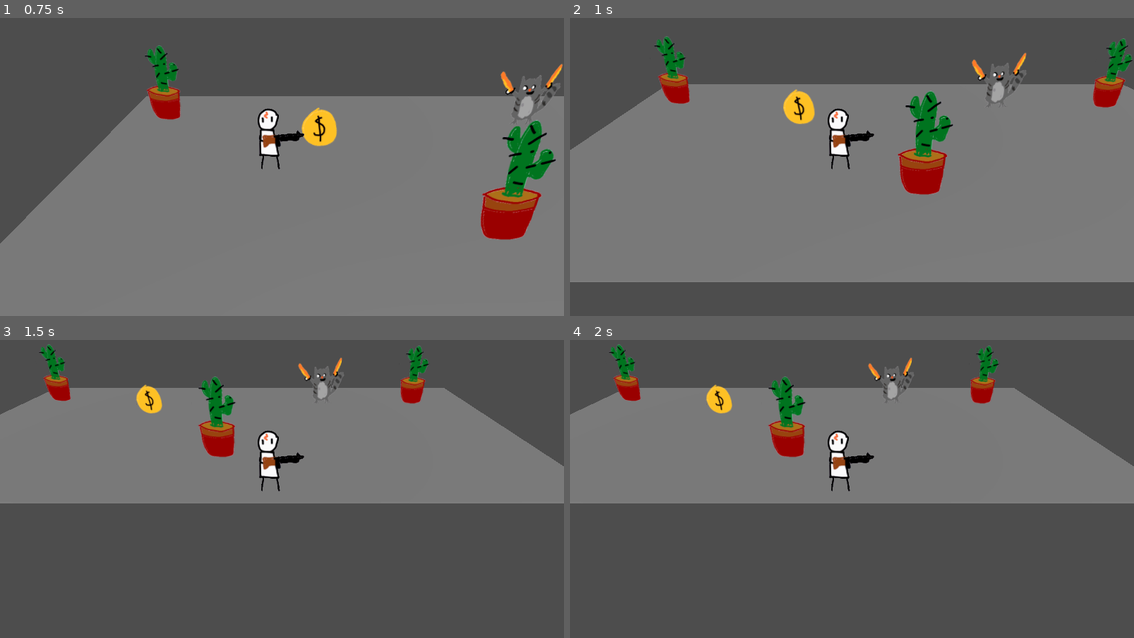
Above: before the commit, frames 1-4 (two rows, left to right).
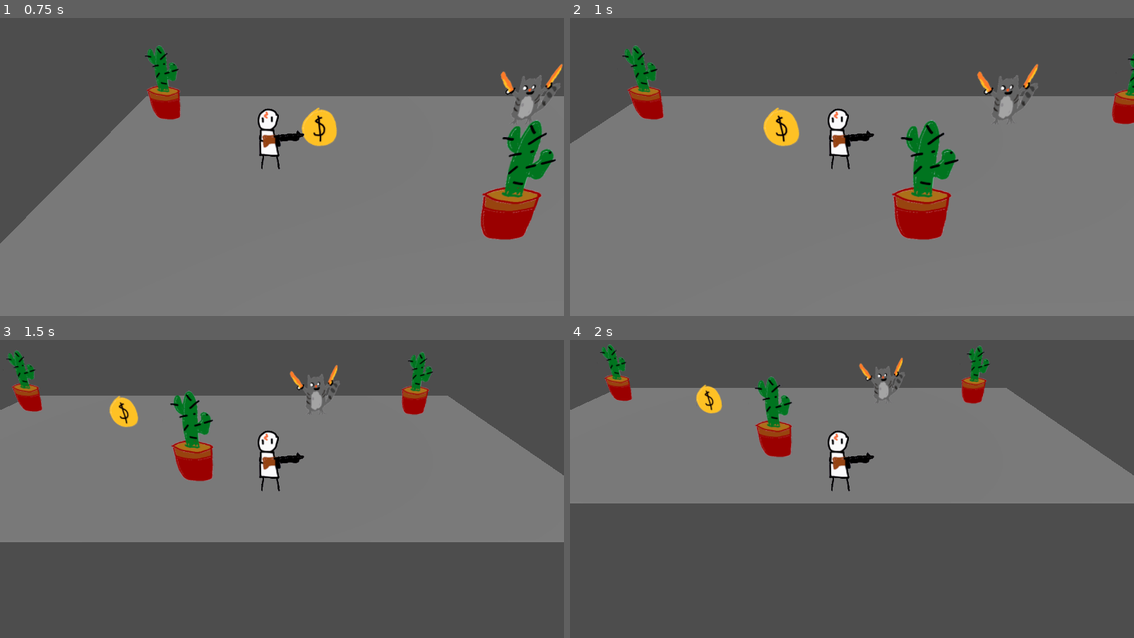
Above: after the commit, the same moments.

Repository: gmuGADIG/DEADSHOT
Game: Godot game, scene res://test_scenes/example_scene.tscn
The game is run twice, just before and just after one commit, with the same random seed, the same clock (stepped at 60 frames per second) and the same inputs.
Inputs (mouse positions are in pixels of both pictures, inside the frame that each line leads up to):
- Up to frame 1 (0.75 s): tap Enter at 0.5 s; move the mouse to (406, 143) at 0.52 s; hold D (move_right) from 0.53 s (still down); tap E (interact) at 0.6 s
- Up to frame 2 (1 s): keep holding D (move_right); tap Space (roll) at 0.8 s
- Up to frame 3 (1.5 s): move the mouse to (169, 494) at 1.27 s; release D (move_right) at 1.28 s; hold S (move_down) from 1.28 s (still down); tap Space (roll) at 1.35 s
- Up to frame 4 (2 s): keep holding S (move_down); tap E (interact) at 1.55 s

Frame 1 is identical in both runs. In frame 2, 22% of the frame differs, in the area x 0-100%, y 6-100%; in frame 3, 20%; in frame 4, 4.3%.

Commit message:
Interacted

Diff:
--- a/systems/interaction/Interactor.tscn
+++ b/systems/interaction/Interactor.tscn
@@ -3,6 +3,7 @@
 [ext_resource type="Script" uid="uid://cwjxwkxciij4o" path="res://systems/interaction/interactor.gd" id="1_3wvjw"]
 
 [sub_resource type="CylinderShape3D" id="CylinderShape3D_smnib"]
+radius = 1.0
 
 [node name="Interactor" type="Area3D"]
 collision_layer = 0
--- a/systems/interaction/interactor.gd
+++ b/systems/interaction/interactor.gd
@@ -5,22 +5,22 @@
 var controller: Node3D
 
 func interact(interactable: Interactable) -> void:
-	interactble.interacted.emit(self)
+	interactable.interacted.emit(self)
 
 func focus(interactable: Interactable) -> void:
-	interactble.focused.emit(self)
+	interactable.focused.emit(self)
 
 func unfocus(interactable: Interactable) -> void:
-	interactble.unfocused.emit(self)
+	interactable.unfocused.emit(self)
 
 func get_closest_interactable() -> Interactable:
 	var list: Array[Area3D] = get_overlapping_areas()
 	var distance: float
 	var closest_distance: float = INF
 	var closest: Interactable = null
-
 	for interactable in list:
-		distance = Interactable.global_position.distance_to(global_position)
+		#print(interactable)
+		distance = interactable.global_position.distance_to(global_position)
 
 		if distance < closest_distance:
 			closest = interactable as Interactable
--- a/test_scenes/example_scene.tscn
+++ b/test_scenes/example_scene.tscn
@@ -1,7 +1,8 @@
-[gd_scene load_steps=8 format=3 uid="uid://d3o7riajla512"]
+[gd_scene load_steps=9 format=3 uid="uid://d3o7riajla512"]
 
 [ext_resource type="PackedScene" uid="uid://cr05xakri7lnw" path="res://world/floor/floor_gen.tscn" id="1_plfsl"]
 [ext_resource type="Texture2D" uid="uid://cjbsq7rk6r3h4" path="res://temp_art/gartic/cactus.png" id="2_p5u37"]
+[ext_resource type="Script" uid="uid://duvasrdv76uic" path="res://test_scenes/test_coin.gd" id="3_0u0ns"]
 [ext_resource type="Texture2D" uid="uid://sxaysn4gqoxo" path="res://temp_art/gartic/coin.png" id="3_p5u37"]
 [ext_resource type="PackedScene" uid="uid://dxdkwdigtcn43" path="res://world/enemy/test/enemy_test.tscn" id="4_wceyb"]
 [ext_resource type="PackedScene" uid="uid://nuqmhgq1e2lu" path="res://world/player/player.tscn" id="5_plfsl"]
@@ -35,8 +36,9 @@
 transform = Transform3D(1, 0, 0, 0, 0.866025, 0.5, 0, -0.5, 0.866025, 14.5163, 1.35212, -2.19461)
 texture = ExtResource("2_p5u37")
 
-[node name="StaticBody3D" type="StaticBody3D" parent="World"]
+[node name="StaticBody3D" type="Area3D" parent="World"]
 transform = Transform3D(1, 0, 0, 0, 1, 0, 0, 0, 1, 0.38925886, 0.84841657, 0)
+script = ExtResource("3_0u0ns")
 
 [node name="CollisionShape3D" type="CollisionShape3D" parent="World/StaticBody3D"]
 shape = SubResource("CapsuleShape3D_plfsl")
@@ -51,10 +53,8 @@
 
 [node name="Player" parent="." instance=ExtResource("5_plfsl")]
 transform = Transform3D(1, 0, 0, 0, 0.99979687, -0.020157188, 0, 0.020157188, 0.99979687, -2.5263681, -0.040326357, 0.95816326)
-walk_speed = null
-roll_speed = null
-roll_duration = null
-roll_influence = null
 
 [node name="DirectionalLight3D" type="DirectionalLight3D" parent="."]
 transform = Transform3D(0.92473876, -0.25272667, 0.28458285, 0, 0.74771696, 0.66401756, -0.3806024, -0.61404276, 0.69144285, 0, 0, 0)
+
+[connection signal="interacted" from="World/StaticBody3D" to="World/StaticBody3D" method="_on_interacted"]
--- /dev/null
+++ b/test_scenes/test_coin.gd
@@ -0,0 +1,5 @@
+extends Interactable
+
+
+func _on_interacted(interactor: Interactor) -> void:
+	print('pick up coin')
--- /dev/null
+++ b/test_scenes/test_inrt.gd
@@ -0,0 +1 @@
+extends Interactable
--- a/world/player/player.gd
+++ b/world/player/player.gd
@@ -42,11 +42,14 @@
 
 func check_interactions() -> void:
 	var area: Area3D = %InteractionArea
-	var overlaps := area.get_overlapping_bodies()
 	#print(overlaps.size())
+	var closest : Interactable
+	if Input.is_action_just_pressed("interact"):
+		closest = %InteractionArea.get_closest_interactable()
+		if closest != null:
+			%InteractionArea.interact(closest);
 
-	if Input.is_action_just_pressed("interact"):
-		print('Interacted')
+
 
 func begin_roll() -> void:
 	#TODO: Play animation, do iframes.
--- a/world/player/player.tscn
+++ b/world/player/player.tscn
@@ -1,7 +1,8 @@
-[gd_scene load_steps=5 format=3 uid="uid://nuqmhgq1e2lu"]
+[gd_scene load_steps=6 format=3 uid="uid://nuqmhgq1e2lu"]
 
 [ext_resource type="Script" uid="uid://llqh4g6obmup" path="res://world/player/player.gd" id="1_bvkkv"]
 [ext_resource type="Texture2D" uid="uid://ckv48omi8han7" path="res://temp_art/gartic/harry_potter_with_gun.png" id="1_yynsy"]
+[ext_resource type="Script" uid="uid://cwjxwkxciij4o" path="res://systems/interaction/interactor.gd" id="3_cvtd2"]
 
 [sub_resource type="CylinderShape3D" id="CylinderShape3D_plfsl"]
 height = 1.85699
@@ -33,6 +34,8 @@
 
 [node name="InteractionArea" type="Area3D" parent="."]
 unique_name_in_owner = true
+script = ExtResource("3_cvtd2")
+metadata/_custom_type_script = "uid://cwjxwkxciij4o"
 
 [node name="CollisionShape3D" type="CollisionShape3D" parent="InteractionArea"]
 transform = Transform3D(1, 0, 0, 0, 1, 0, 0, 0, 1, 0, 0.8601074, 0)
Not shown, added: test_scenes/test_coin.gd.uid
Not shown, added: test_scenes/test_inrt.gd.uid
